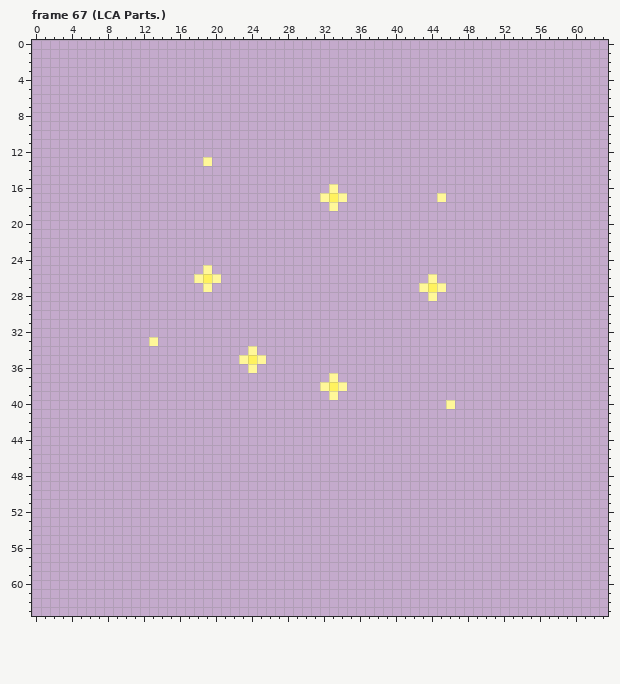
Edited in one commit: pixel-art file (Amity Chain (Art Files)/Digital Art/Sprites/Characters/BenedictSprite.aseprite). This is how it looked before the edit.
64x64 pixels, 122 frames. Colours within 5 levels of each other are drawn and written as one. Shown: frame 67 (LCA Parts.). The commit also changed other frames, which this record leaves out.
New version:
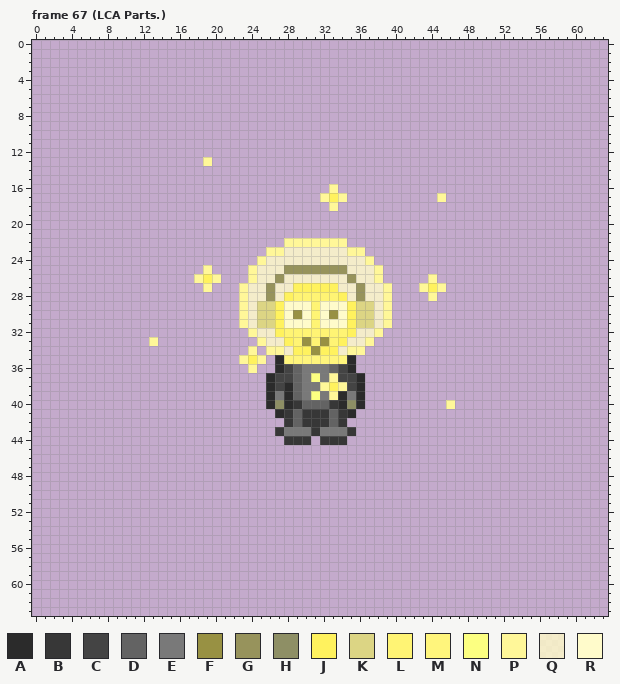
Palette (. is transparent): A #2b2b2b  B #373737  C #444444  D #636363  E #797979  F #989143  G #97935c  H #8e8f65  J #fff25e  K #dcd584  L #fff474  M #fff57c  N #fcff81  P #fff799  Q #fffbc9cf  R #fffbcb
Diff:
{"where": "frame 67 (LCA Parts.), layer \"Character\""}
{"frame":67,"y":22,"x":28,"old":".......","new":"PPPPPPP"}
{"frame":67,"y":23,"x":26,"old":"...........","new":"PPQQQQQQQPP"}
{"frame":67,"y":24,"x":25,"old":".............","new":"PQQQQQQQQQQQP"}
{"frame":67,"y":25,"x":24,"old":"...............","new":"PQQQGGGGGGGQQQP"}
{"frame":67,"y":26,"x":24,"old":"...............","new":"PQQGQQQQQQQGQQP"}
{"frame":67,"y":27,"x":23,"old":".................","new":"PQQGQQJJJJJQQGQQP"}
{"frame":67,"y":28,"x":23,"old":".................","new":"PQQGQJLLLLLJQGQQP"}
{"frame":67,"y":29,"x":23,"old":".................","new":"PQKKJRRRLRRRJKKQP"}
{"frame":67,"y":30,"x":23,"old":".................","new":"PQKKJRFRLRFRJKKQP"}
{"frame":67,"y":31,"x":23,"old":".................","new":"PQKKJRRRLRRRJKKQP"}
{"frame":67,"y":32,"x":24,"old":"...............","new":"PQQJLLLLLLLJQQP"}
{"frame":67,"y":33,"x":25,"old":".............","new":"PQQJLFLFLJQQP"}
{"frame":67,"y":34,"x":26,"old":"...........","new":"PPQJJFJJQPP"}
{"frame":67,"y":35,"x":27,"old":".........","new":"AMMMMMMMA"}
{"frame":67,"y":36,"x":27,"old":".........","new":"ACDEEEDCA"}
{"frame":67,"y":37,"x":26,"old":".......","new":"ACCDENE"}
{"frame":67,"y":37,"x":34,"old":"...","new":"CCA"}
{"frame":67,"y":38,"x":26,"old":"......","new":"ACADEE"}
{"frame":67,"y":38,"x":35,"old":"..","new":"CA"}
{"frame":67,"y":39,"x":26,"old":".......","new":"AEADENE"}
{"frame":67,"y":39,"x":34,"old":"...","new":"AEA"}
{"frame":67,"y":40,"x":26,"old":"...........","new":"AHABDDDBAHA"}
{"frame":67,"y":41,"x":27,"old":".........","new":"ABDBBBDBA"}
{"frame":67,"y":42,"x":28,"old":".......","new":"BDBBBDB"}
{"frame":67,"y":43,"x":27,"old":".........","new":"BEEEBEEEB"}
{"frame":67,"y":44,"x":28,"old":"...","new":"BBB"}
{"frame":67,"y":44,"x":32,"old":"...","new":"BBB"}
{"label":"added","picture_box":[239,238,392,445]}
